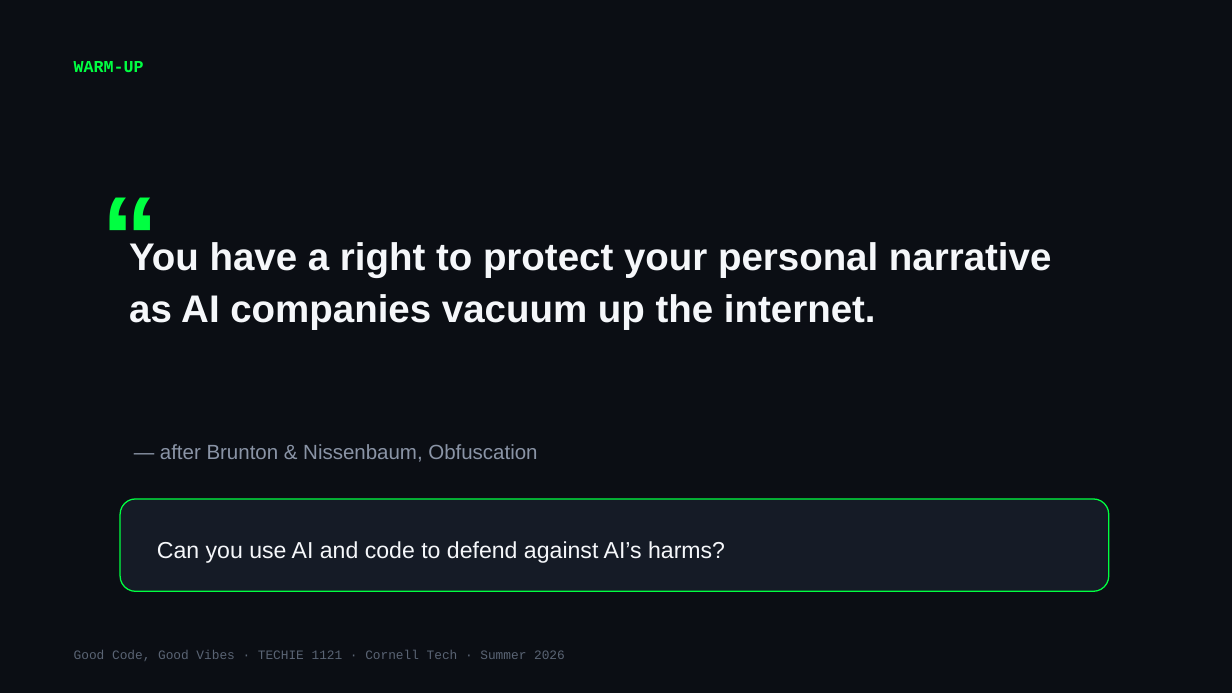
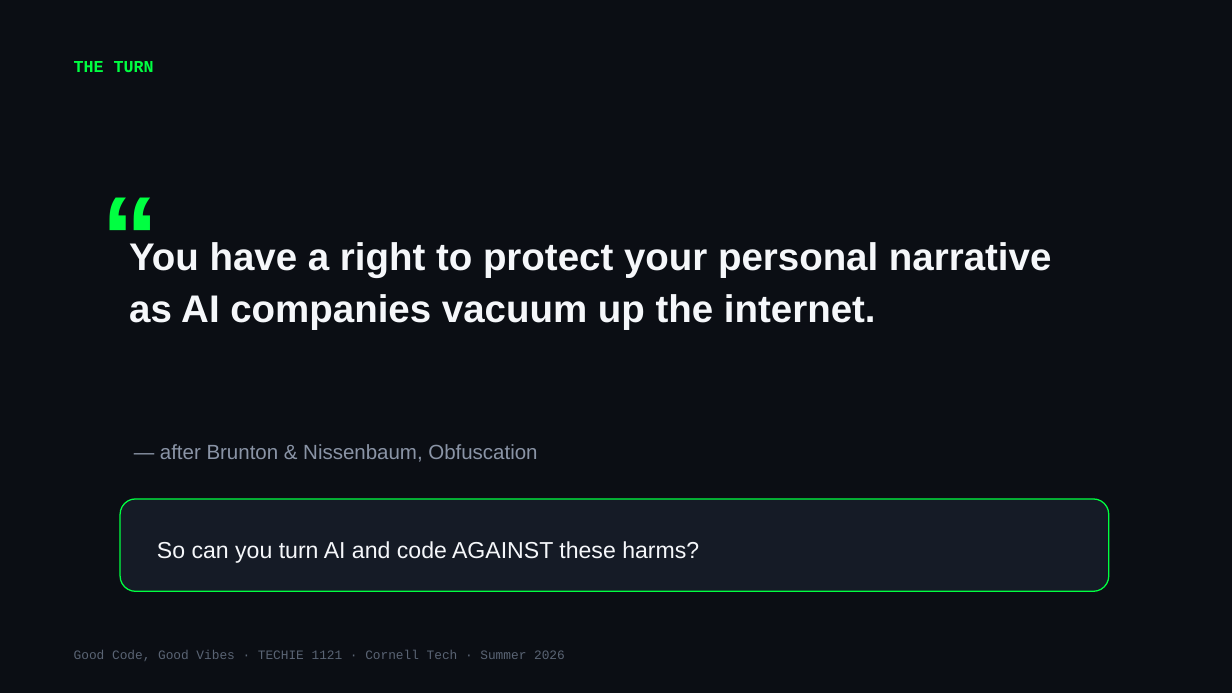
Before and after one commit to Cornell-Tech-Vibe-Coding-Summer-2026/website, a slide deck: slide 7 of slides/Week2-Wed-AI-Against-AI.pptx (slide 2 before the commit). Drawn at 1232x693 pixels with LibreOffice and Linux fonts; fonts in the diff are those of the drawing. Boxes give left, top, right and bottom in pixels: in the first picture for what was removed or moved away, otherwise in the second. Text is boxed around its words. In the diff, an @@ line names an element or a change of style, - is before the commit and + after.

```diff
--- a/slides/Week2-Wed-AI-Against-AI.pptx
+++ b/slides/Week2-Wed-AI-Against-AI.pptx
@@ text at (x1=74, y1=61, x2=154, y2=72): text changed @@
-WARM-UP
+THE TURN
@@ text at (x1=157, y1=541, x2=699, y2=563): text changed @@
-Can you use AI and code to defend against AI’s harms?
+So can you turn AI and code AGAINST these harms?
```
Also in this commit, not shown: 2 other slides changed, 6 slides added, 1 slide removed, 2 other files.
